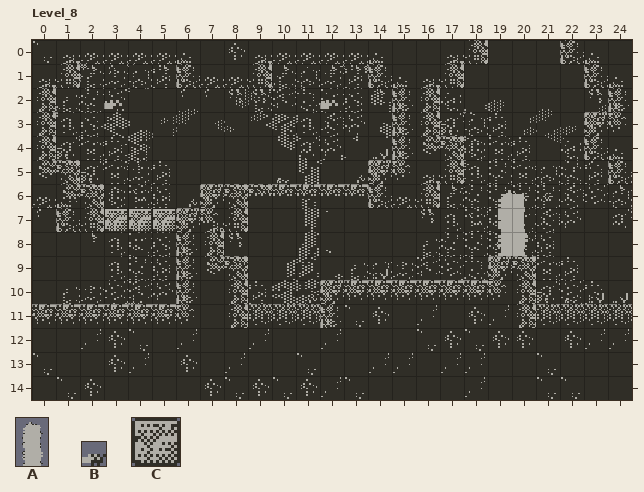
A LDtk project gets an edit: source/levels/world.ldtk. Above is the file before it was changed.
Cells are 16x16 px. Shown: Level_8 x 0..24, y 0..14. The commit also changed other parts of the map, which this record leaves out.
Key: from "Door1": A 0; from "Firefly": B 0; from "Fragileblock": C 0.
Objects are placed by their top-left corner, in cells (3,4 is the top-left corner of cell 3,4); size is 1x1 cell unless given.
Layers that did not change in this view are not listed.
Objects on layer "Entities" before:
C "Fragile" at 3,7
C "Fragile" at 4,7
A "Door1" at 19,6 size 2x3
C "Fragile" at 5,7
B "Firefly" at 3,2
B "Firefly" at 12,2
After:
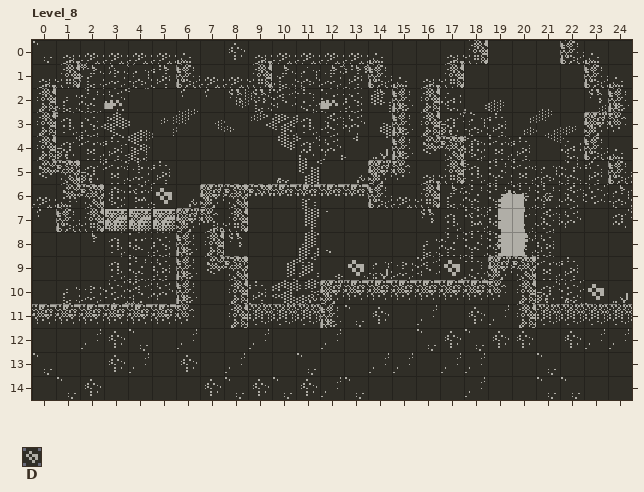
Further tiles: from "Coin": D 0.
Message: Added Coins to LDtk and Cleaned up the Pickups a Bit More
What changed:
{"where": "layer \"Entities\""}
{"now": "D \"Coin\" at 5,6"}
{"now": "D \"Coin\" at 13,9"}
{"now": "D \"Coin\" at 17,9"}
{"now": "D \"Coin\" at 23,10"}
{"label":"added","picture_box":[153,184,172,208]}
{"label":"added","picture_box":[348,260,368,280]}
{"label":"added","picture_box":[441,256,464,276]}
{"label":"added","picture_box":[585,281,604,303]}
